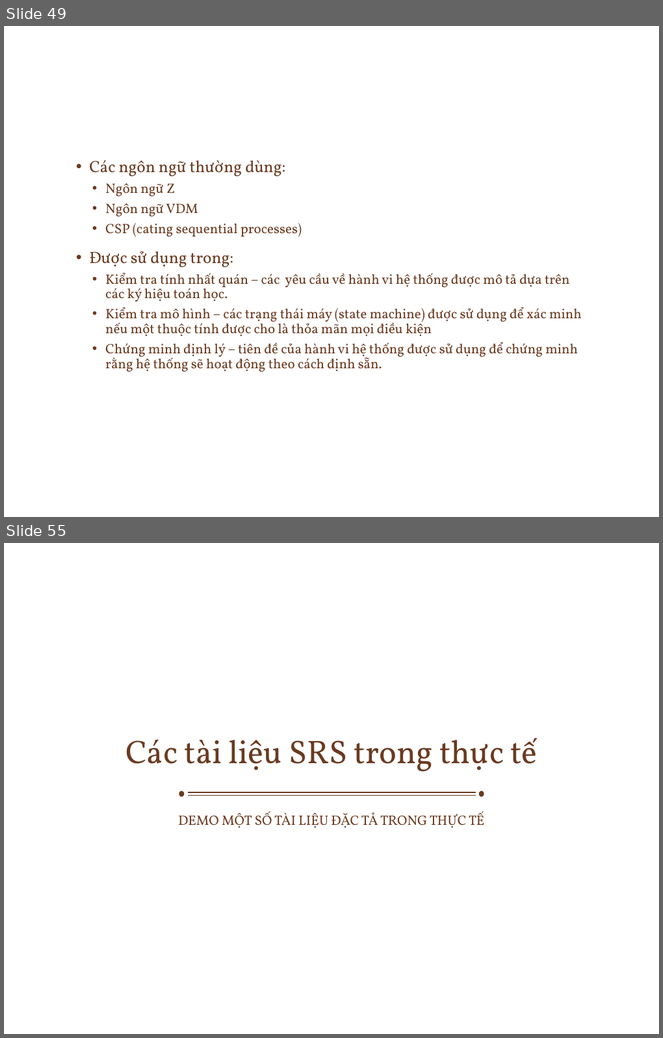
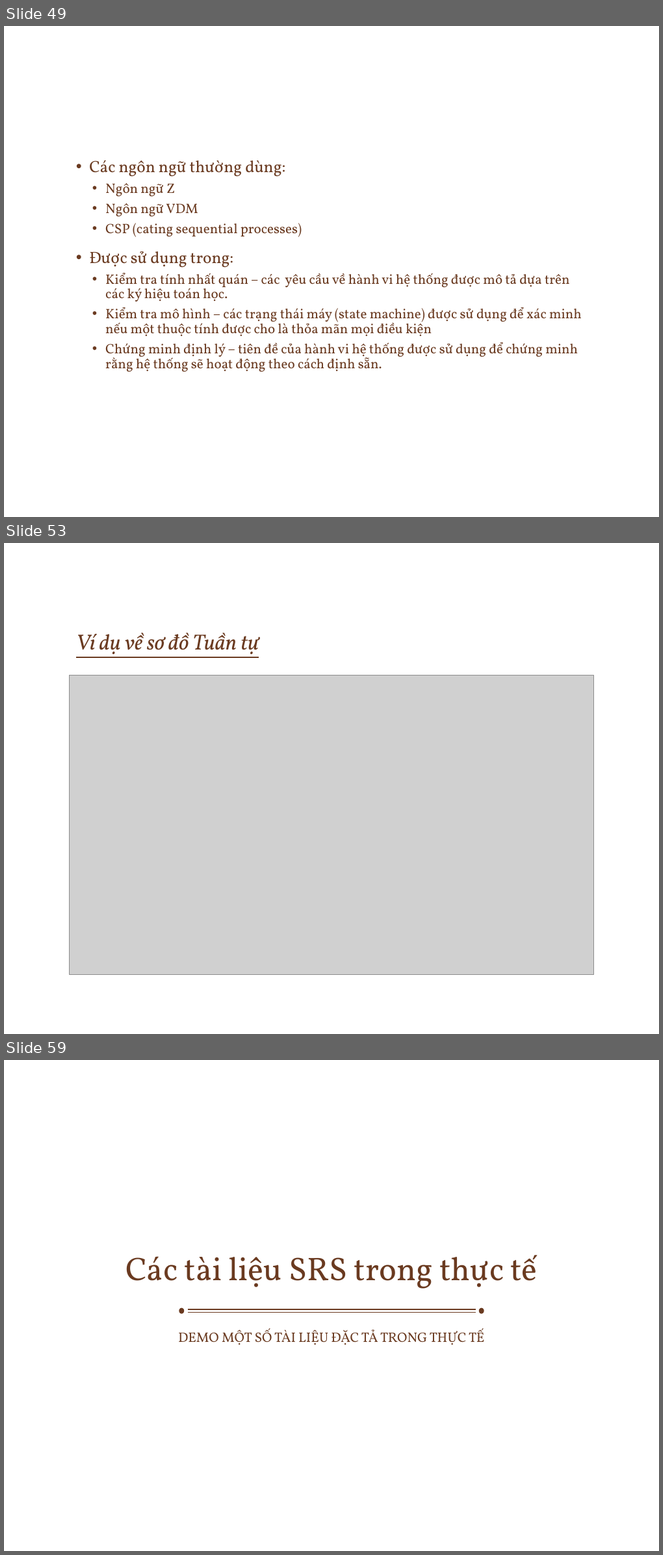
Before and after one commit to ChrisJamison/seminar_cnpm, a slide deck: Seminar/Software Requirement.pptx. Shown one above the other, each under a label of ours: slides 49 and 55 before the commit, slides 49, 53 and 59 after it; the slides between them are not shown. The pictures are 663x1038 and 663x1555 pixels, drawn with LibreOffice and Linux fonts; fonts in the diff are those of the drawing; grey boxes stand for pictures; background and template pictures are left out. Boxes give left, top, right and bottom in pixels: in the first picture for what was removed or moved away, otherwise in the second. Text is boxed around its words. In the diff, an @@ line names an element or a change of style, - is before the commit and + after.

```diff
--- a/Seminar/Software Requirement.pptx
+++ b/Seminar/Software Requirement.pptx
@@ slide 53 added at (x1=4, y1=543, x2=659, y2=1034), background picture (left out) @@
@@ title added at (x1=76, y1=633, x2=259, y2=658), 24 pt, text #6A3A20, italic, underline @@
+Ví dụ về sơ đồ Tuần tự
@@ picture added at (x1=70, y1=676, x2=594, y2=975) @@
@@ what was slide 55 is now slide 59 @@
```
Also in this commit, not shown: 10 slides changed, 4 other slides added, 1 slide removed.
